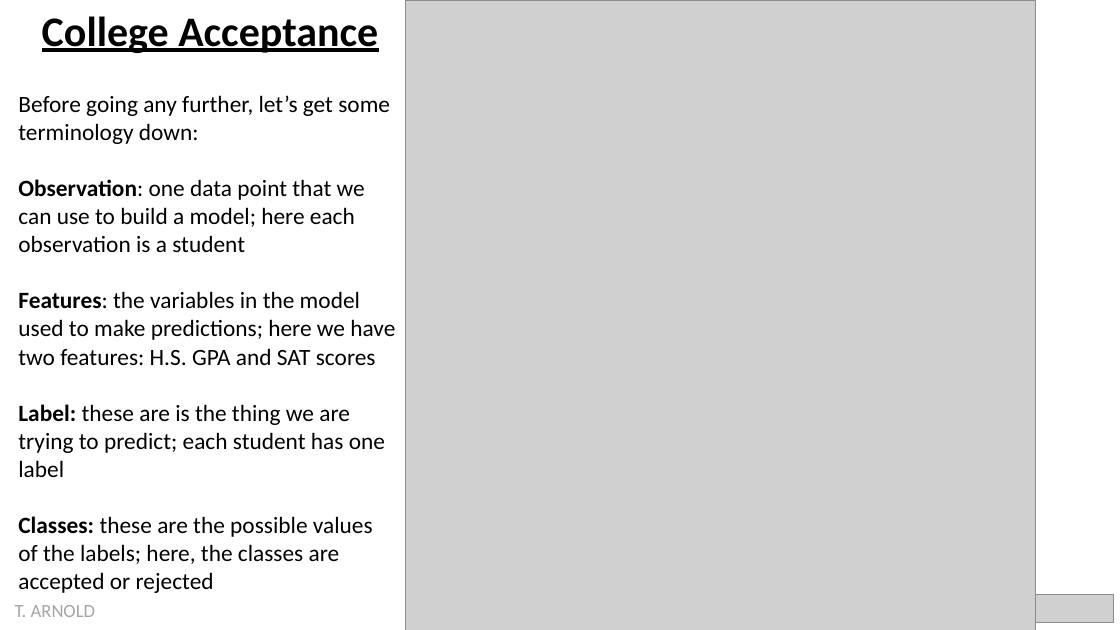
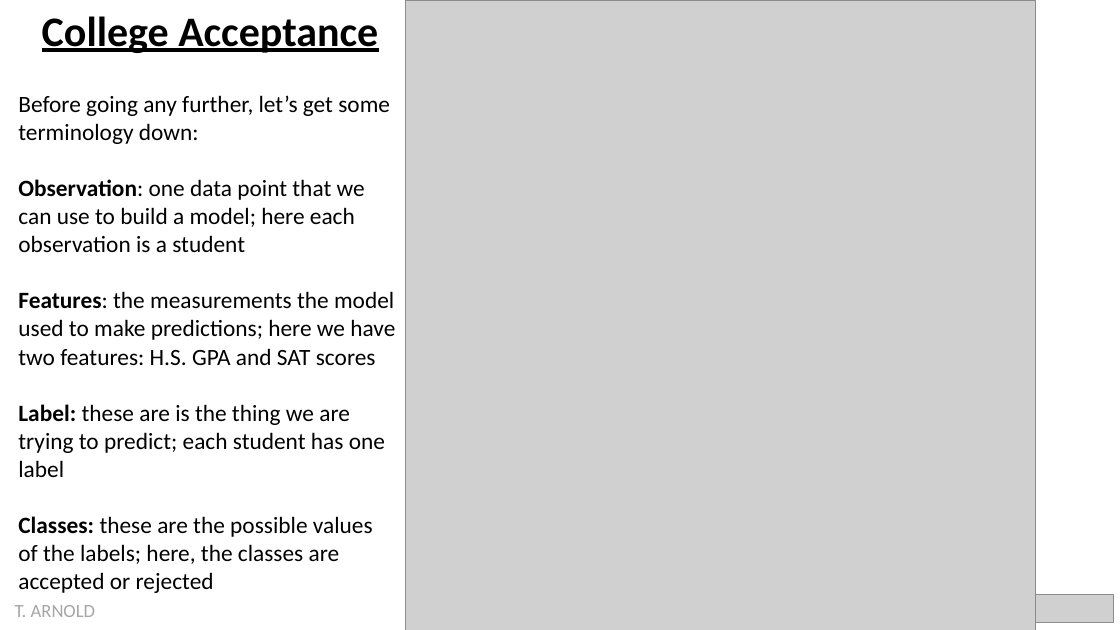
Before and after one commit to statsmaths/dsst389-s22, a slide deck: slide 2 of extra/ml1.pptx. Drawn at 1120x630 pixels with LibreOffice and Linux fonts; fonts in the diff are those of the drawing; grey boxes stand for pictures. Boxes give left, top, right and bottom in pixels: in the first picture for what was removed or moved away, otherwise in the second. Text is boxed around its words. In the diff, an @@ line names an element or a change of style, - is before the commit and + after.

```diff
--- a/extra/ml1.pptx
+++ b/extra/ml1.pptx
@@ text at (18, 291, 395, 365): text changed @@
-Features: the variables in the model used to make predictions; here we have two features: H.S. GPA and SAT scores
+Features: the measurements the model used to make predictions; here we have two features: H.S. GPA and SAT scores
```
Also in this commit, not shown: 2 other slides changed, 7 other files.
